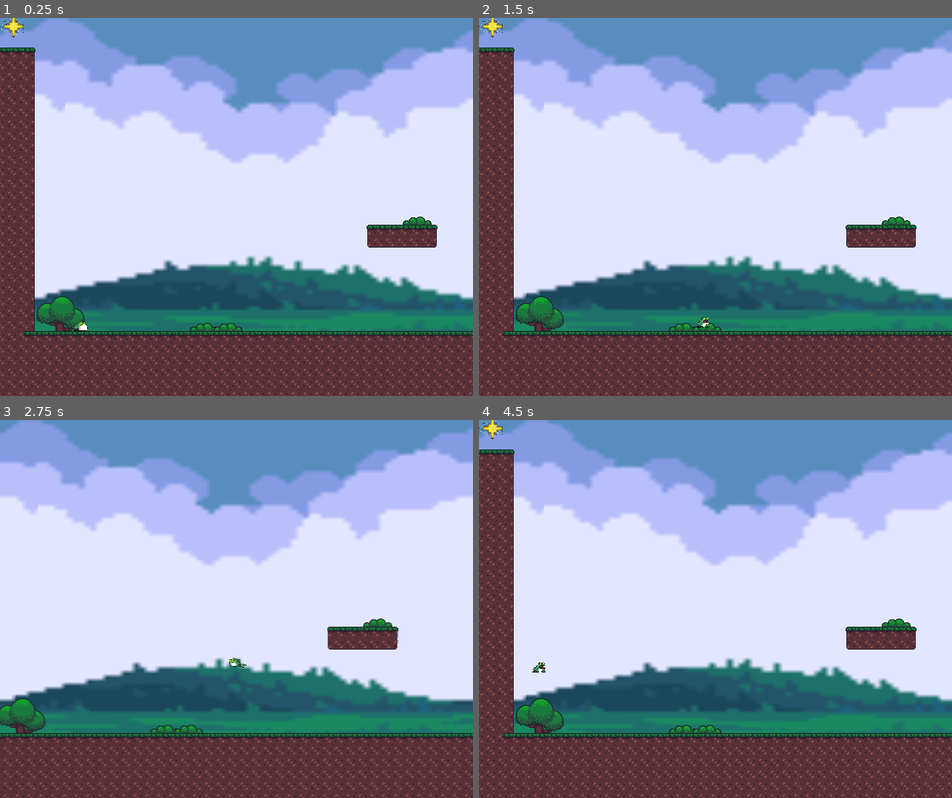
Above: before the commit, frames 1-4 (two rows, left to right).
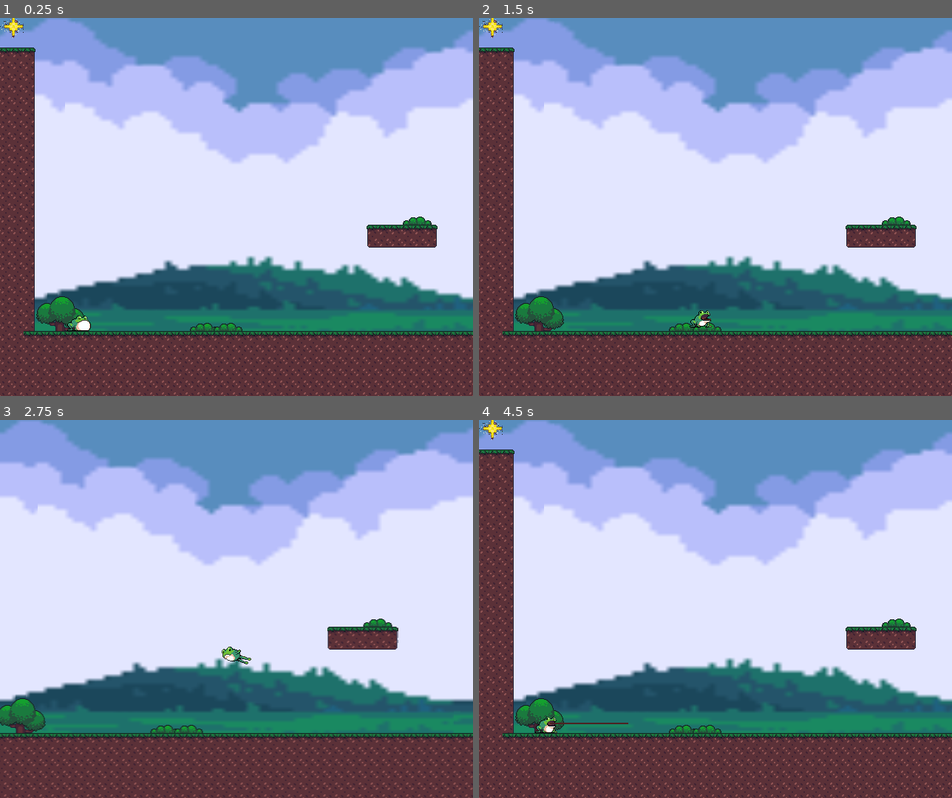
Above: after the commit, the same moments.

Repository: fheysel/frogGoesToSpace
Game: Godot game, scene res://Level0.tscn
Two runs of this game, one before a commit and one after it. Both use one fixed random seed, a clock stepped at 60 frames per second and the inputs below.
Inputs:
- Up to frame 1 (0.25 s): no input
- Up to frame 2 (1.5 s): hold X (tongue) 0.53-1.28 s; hold Right (walk_right) from 0.53 s (still down); tap Z (jump) at 0.77, 0.8, 1.07, 1.35 s
- Up to frame 3 (2.75 s): tap Z (jump) at 1.52, 1.82, 2.3 s; tap X (tongue) at 1.55 s; release Right (walk_right) at 2.03 s; hold Left (walk_left) from 2.03 s (still down); hold Down (look_down) from 2.03 s (still down)
- Up to frame 4 (4.5 s): release Down (look_down) at 2.78 s; tap Up (look_up) at 2.85 s; tap Z (jump) at 3.02, 3.32, 3.77, 3.8, 4.07 s; tap X (tongue) at 3.05, 4.35 s; hold X (tongue) 3.53-4.28 s; release Left (walk_left) at 4.28 s; hold Right (walk_right) from 4.28 s (still down)

The runs differ from the first frame. In frame 1, 0.1% of the frame differs, in the area x 14-20%, y 78-83%; in frame 2, 0.1%; in frame 3, 0.2%; in frame 4, 0.3%, in the area x 11-32%, y 64-83%.

Commit message:
Adjust frog tongue
The code that draws the tongue line was changed to better track the state and position of the PlayerTongue node.

The player scale was changed from 0.6 to 1.0 to make the tongue display properly w.r.t. its actual functionality.

The frog's sprite and hitbox were moved to correspond with the PlayerTongue code which assumes the frog's mouth opens at (0,0).

Diff:
--- a/godotproject/Level0.tscn
+++ b/godotproject/Level0.tscn
@@ -23,7 +23,6 @@
 
 [node name="Player" parent="." instance=ExtResource( 1 )]
 position = Vector2( 110.163, 870.544 )
-scale = Vector2( 0.6, 0.6 )
 collision_layer = 34
 collision_mask = 17
 
--- a/godotproject/Player.gd
+++ b/godotproject/Player.gd
@@ -38,7 +38,7 @@
 export (float) var tongue_exit_jump_bonus_speed_in_dirn = 20
 # This is a constant velocity that will be added in the "up" direction
 # when jumping out of the swing.
-export (float) var tongue_exit_jump_bonus_speed_up = 200
+export (float) var tongue_exit_jump_bonus_speed_up = 300
 
 
 onready var animation_tree = get_node("AnimationTree")
@@ -222,19 +222,15 @@
 				velocity.x = sign(velocity.x) * min(abs(velocity.x), air_speed_limit)
 
 func _draw():
+	var tongue_target_global = null
+	if $PlayerTongue.shooting:
+		tongue_target_global = $PlayerTongue.global_position
+	elif $PlayerTongue.swinging:
+		tongue_target_global = swing_pivot_position
+
 	$Line2D.remove_point(1)
-	if tongue_pressed or tongue_held: #if $PlayerTongue.swinging:
-
-		if$PlayerTongue.swinging:
-			$Line2D.remove_point(1)
-		else:
-			$Line2D.add_point(transform.xform_inv($Position2D.global_position + facing * 400), 1)
-	if $PlayerTongue.swinging:
-		$Line2D.remove_point(1)
-		#draw_line(Vector2(0,0), Vector2(0,0)+get_global_transform().xform_inv(swing_pivot_position), Color(1,0,0))
-		$Line2D.add_point(transform.xform_inv($SwingPos.global_position)+get_global_transform().xform_inv(swing_pivot_position), 1)
-		#$Line2D.add_point(transform.xform_inv($SwingPos.global_position  + facing * swing_pivot_position), 1)
-
+	if tongue_target_global != null:
+		$Line2D.add_point(get_global_transform().xform_inv(tongue_target_global), 1)
 
 func do_movement(delta):
 	if $PlayerTongue.swinging:
--- a/godotproject/Player.tscn
+++ b/godotproject/Player.tscn
@@ -7,9 +7,8 @@
 [ext_resource path="res://sfx/hop.wav" type="AudioStream" id=5]
 [ext_resource path="res://sfx/collectstarpiece.wav" type="AudioStream" id=6]
 
-[sub_resource type="CapsuleShape2D" id=1]
-radius = 12.279
-height = 9.74179
+[sub_resource type="RectangleShape2D" id=1]
+extents = Vector2( 11.696, 15 )
 
 [sub_resource type="AudioStreamRandomPitch" id=2]
 audio_stream = ExtResource( 5 )
@@ -398,18 +397,19 @@
 script = ExtResource( 1 )
 
 [node name="Sprite" type="Sprite" parent="."]
-position = Vector2( 2.52992, 6.36629 )
+position = Vector2( 0.446458, -7.12662 )
 texture = ExtResource( 2 )
 vframes = 6
 hframes = 5
+frame = 2
 
 [node name="Collision" type="CollisionShape2D" parent="."]
-position = Vector2( -2.01278, 14.4265 )
+position = Vector2( -4.54944, 1.15327 )
 rotation = 1.5708
 shape = SubResource( 1 )
 
 [node name="PlayerTongue" parent="." instance=ExtResource( 3 )]
-position = Vector2( 12.2329, 15.5797 )
+position = Vector2( 2.73517, 0.182755 )
 
 [node name="HopSoundPlayer" type="AudioStreamPlayer2D" parent="."]
 stream = SubResource( 2 )
@@ -456,15 +456,8 @@
 parameters/tongue_launch/blend_position = Vector2( 0, 0 )
 parameters/tongue_retract/blend_position = Vector2( 0, 0 )
 
-[node name="Position2D" type="Position2D" parent="."]
-position = Vector2( 0.660875, 15.8131 )
-
-[node name="SwingPos" type="Position2D" parent="."]
-position = Vector2( 12.5368, -0.573662 )
-
 [node name="Line2D" type="Line2D" parent="."]
-position = Vector2( -23.8093, -2.85048 )
-points = PoolVector2Array( 24.1654, 17.9698, 312.552, 18.1135 )
+points = PoolVector2Array( 0, 0, 15, 0 )
 width = 2.0
 default_color = Color( 0.301961, 0.133333, 0.133333, 1 )
 end_cap_mode = 2
--- a/godotproject/PlayerTongue.gd
+++ b/godotproject/PlayerTongue.gd
@@ -2,9 +2,10 @@
 
 signal tongue_swing
 
-export (float) var shoot_speed = 1500
-export (float) var max_shoot_dist = 400
-export (float) var max_swing_dist = 100
+# We removed the 0.6 scale on the frog,
+# so we divide by 0.6 here to compensate.
+export (float) var shoot_speed = 1500 * 0.6
+export (float) var max_shoot_dist = 400 * 0.6
 
 var shoot_direction = Vector2.RIGHT
 var idle = true
